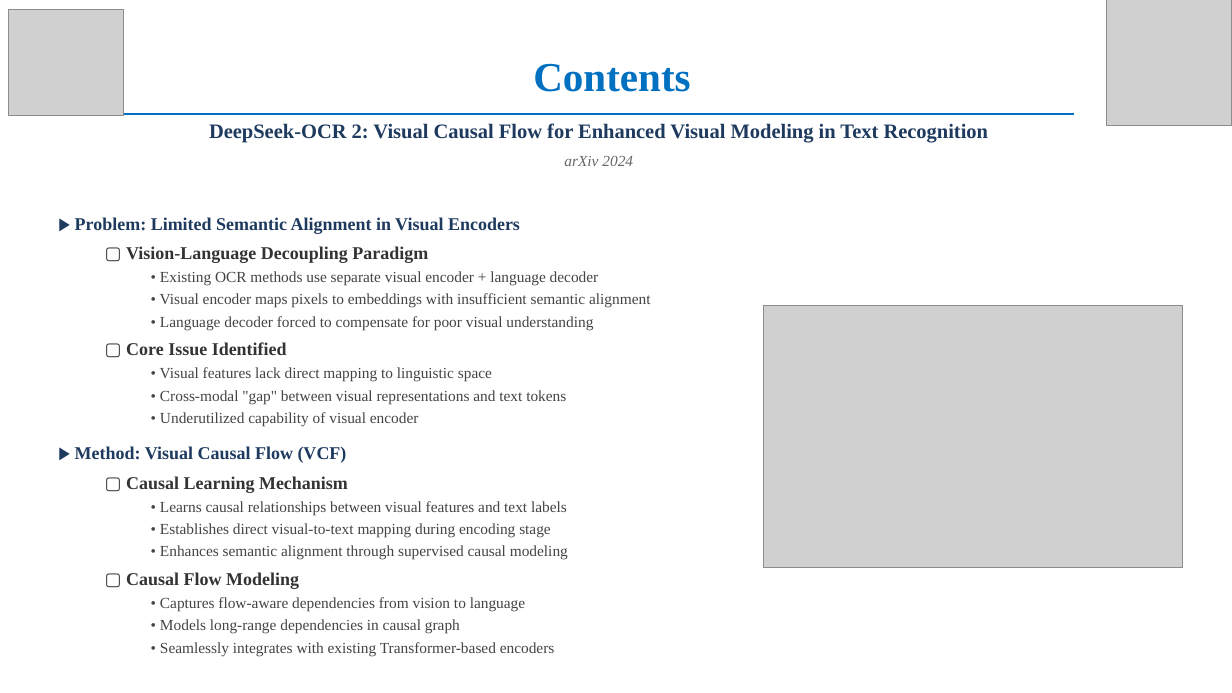
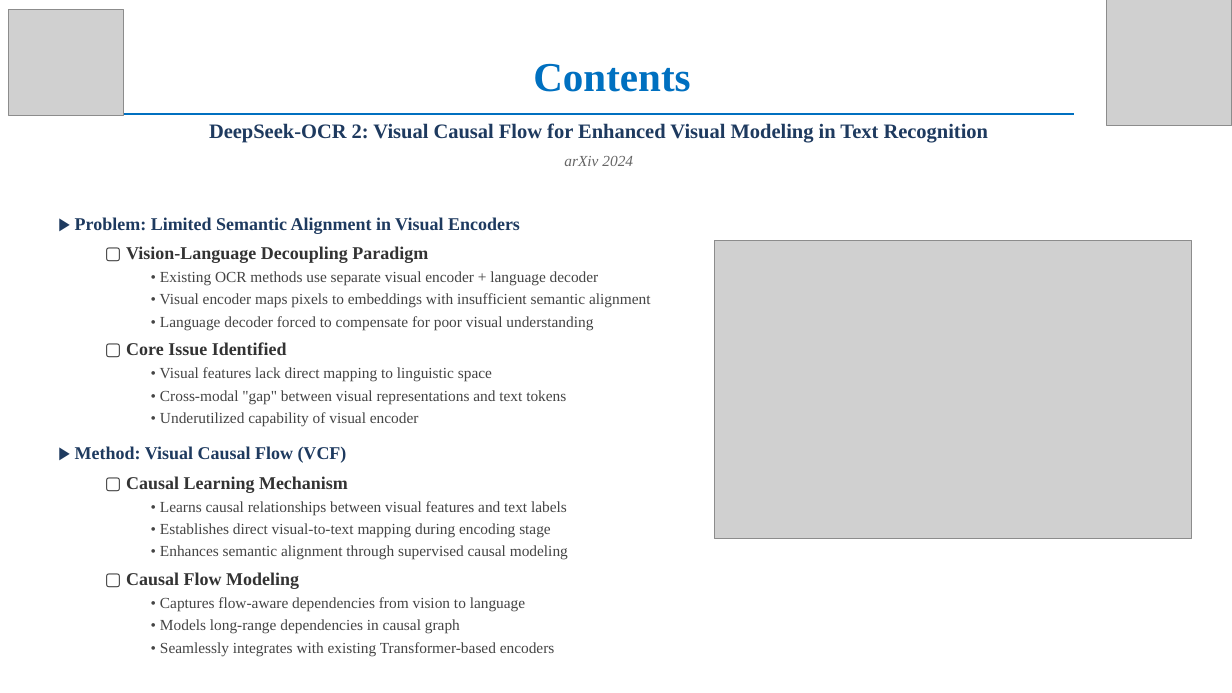
Before and after one commit to Deng-GuiFeng/Paper2PPT, a slide deck: slide 1 of output/2026-02-04_220411/presentation.pptx. Drawn at 1232x693 pixels with LibreOffice and Linux fonts; fonts in the diff are those of the drawing; grey boxes stand for pictures. Boxes give left, top, right and bottom in pixels: in the first picture for what was removed or moved away, otherwise in the second. Text is boxed around its words. In the diff, an @@ line names an element or a change of style, - is before the commit and + after.

```diff
--- a/output/2026-02-04_220411/presentation.pptx
+++ b/output/2026-02-04_220411/presentation.pptx
@@ text "▶ Problem: Limited Semantic Alignment ..." at [75, 217, 650, 656]: alignment left to justified @@
@@ picture: place and size @@
-picture at [764, 306, 1183, 567]
+picture at [714, 240, 1192, 539]
```
Also in this commit, not shown: 1 other slide changed, 2 other files.
